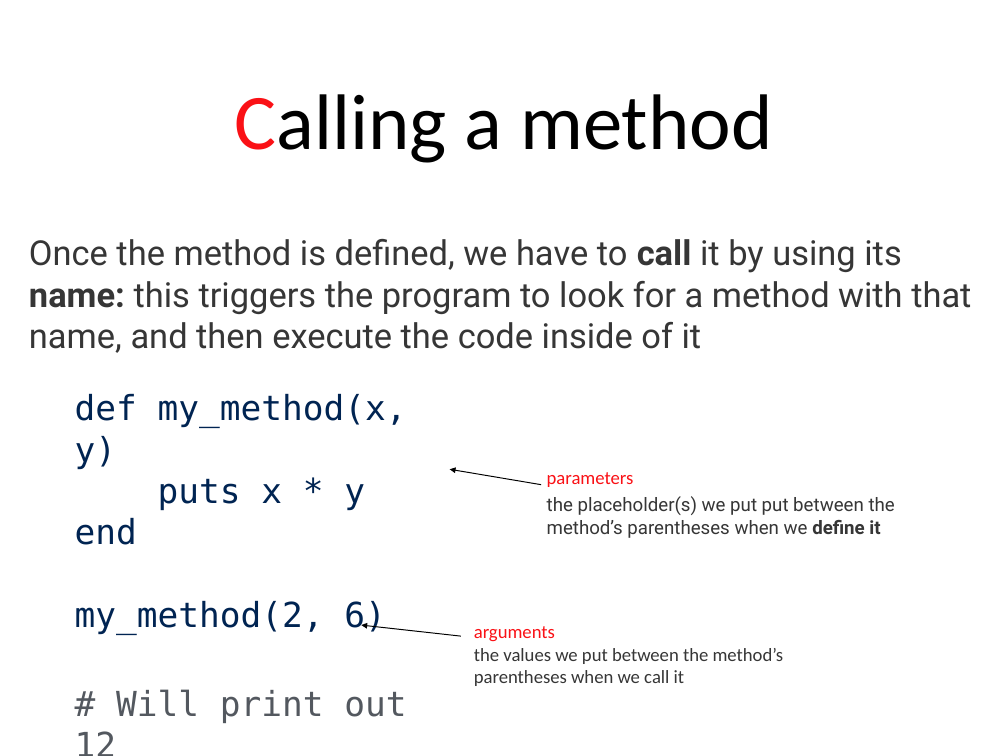
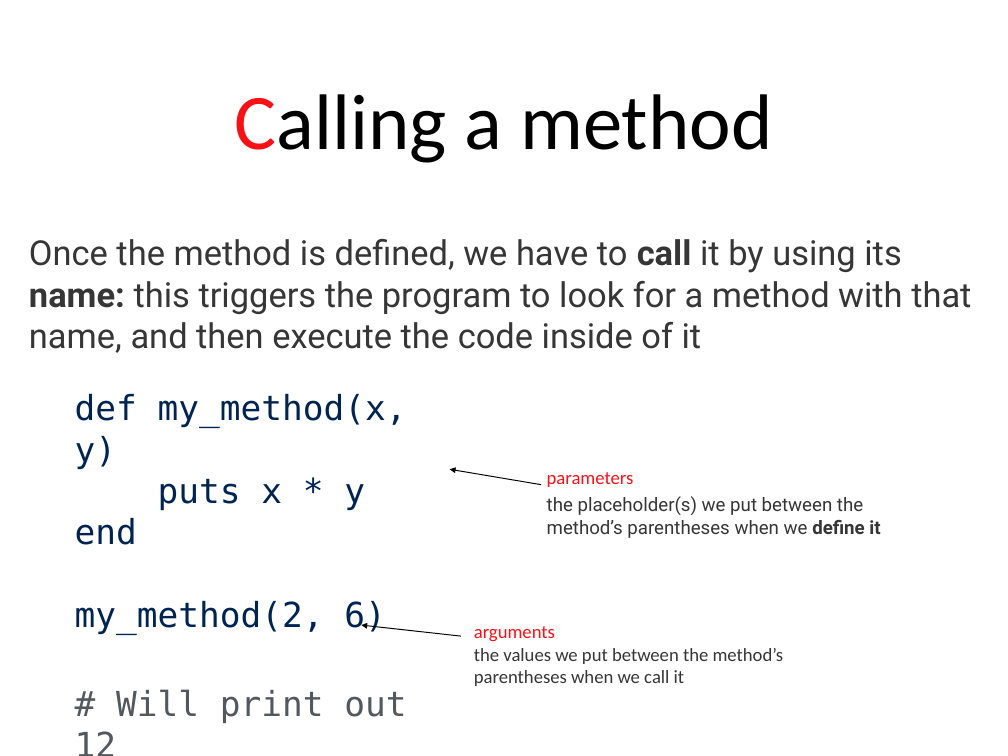
Before and after one commit to stephlaf/P4E, a slide deck: slide 7 of Presentations/Presentations Power Point/05_Methods & blocks.pptx. Drawn at 1008x756 pixels with LibreOffice and Linux fonts; fonts in the diff are those of the drawing. Boxes give left, top, right and bottom in pixels: in the first picture for what was removed or moved away, otherwise in the second. Text is boxed around its words. In the diff, an @@ line names an element or a change of style, - is before the commit and + after.

```diff
--- a/Presentations/Presentations Power Point/05_Methods & blocks.pptx
+++ b/Presentations/Presentations Power Point/05_Methods & blocks.pptx
@@ text at bbox=[547, 496, 880, 538]: text changed @@
-the placeholder(s) we put put between the method’s parentheses when we define it
+the placeholder(s) we put between the method’s parentheses when we define it
```
Also in this commit, not shown: 6 other files.
